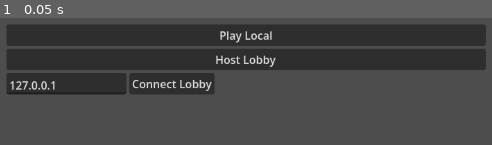
Above: before the commit, frame 1.
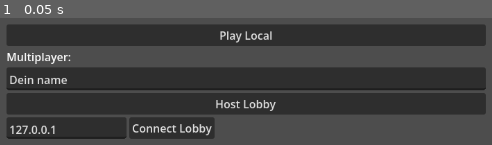
Above: after the commit, the same moment.

Repository: Mineorbit/Quarto
Game: Godot game, scene res://main_menu.tscn
Same seed, same stepped clock (60 frames per second), same inputs: the game is played once before the commit and once after it.
Inputs:
- Up to frame 1 (0.05 s): no input

The runs differ from the first frame. In frame 1, 47% of the frame differs, in the area x 1-99%, y 24-96%.

Commit message:
simple lobby system added

Diff:
--- a/LobbyUI.gd
+++ b/LobbyUI.gd
@@ -1,11 +1,24 @@
 extends Node
 
-
+@onready var player_info_scene = load("res://player_info.tscn")
+@onready var player_list = $Players
 # Called when the node enters the scene tree for the first time.
 func _ready() -> void:
-	pass # Replace with function body.
+	NetworkLobby.player_connected.connect(add_player_to_list)
+	add_player_to_list(1,NetworkLobby.player_info)
 
 
-# Called every frame. 'delta' is the elapsed time since the previous frame.
-func _process(delta: float) -> void:
-	pass
+func add_player_to_list(peer_id,player_info):
+	# ONLY the server executes the spawning logic
+	if multiplayer.is_server():
+		var new_player_ui = player_info_scene.instantiate()
+
+		# CRITICAL: Name the node using the peer ID.
+		# Godot's multiplayer relies on node paths being identical across all clients.
+		print(player_info)
+		new_player_ui.name = str(peer_id)
+		new_player_ui.player_name = player_info["name"]
+
+		# Adding it to the spawn path triggers the MultiplayerSpawner
+		# This will automatically appear on all client screens.
+		player_list.add_child(new_player_ui)
--- a/MainMenuUI.gd
+++ b/MainMenuUI.gd
@@ -1,7 +1,7 @@
 extends Control
 
 @onready var ip_address_field = $Buttons/OnlineContainer/IP
-
+@onready var username_field = $Buttons/Username
 
 # Called when the node enters the scene tree for the first time.
 func _ready() -> void:
@@ -13,18 +13,17 @@
 	)
 
 
-# Called every frame. 'delta' is the elapsed time since the previous frame.
-func _process(delta: float) -> void:
-	pass
-
 func enter_lobby():
 	print("Entering Lobby")
 	get_tree().change_scene_to_file("res://lobby.tscn")
 
 func on_host_lobby_pressed() -> void:
+	NetworkLobby.player_info["name"] = username_field.text
 	var error = NetworkLobby.create_game()
 	if error == null:
 		enter_lobby()
 
 func on_play_online_pressed() -> void:
+	NetworkLobby.player_info["name"] = username_field.text
+	print("Connecting as "+str(NetworkLobby.player_info["name"]))
 	NetworkLobby.join_game(ip_address_field.text)
--- a/NetworkLobby.gd
+++ b/NetworkLobby.gd
@@ -19,7 +19,7 @@
 # before the connection is made. It will be passed to every other peer.
 # For example, the value of "name" can be set to something the player
 # entered in a UI scene.
-var player_info = {"name": "Name"}
+var player_info = {"name": "Opfermann"}
 
 var own_id = -1
 
--- /dev/null
+++ b/PlayerInfo.gd
@@ -0,0 +1,7 @@
+extends Panel
+
+# These variables should be added to the MultiplayerSynchronizer's replication list
+@export var player_name: String = "Connecting...":
+	set(value):
+		player_name = value
+		$PlayerName.text = value
--- a/lobby.tscn
+++ b/lobby.tscn
@@ -16,3 +16,7 @@
 anchors_preset = -1
 anchor_right = 1.0
 anchor_bottom = 0.5
+
+[node name="MultiplayerSpawner" type="MultiplayerSpawner" parent="." unique_id=1632398218]
+_spawnable_scenes = PackedStringArray("uid://cya7cvevgppw7")
+spawn_path = NodePath("../Players")
--- a/main_menu.tscn
+++ b/main_menu.tscn
@@ -24,6 +24,16 @@
 layout_mode = 2
 text = "Play Local"
 
+[node name="TextLabel" type="Label" parent="Buttons" unique_id=967544095]
+layout_mode = 2
+text = "Multiplayer:"
+
+[node name="Username" type="TextEdit" parent="Buttons" unique_id=69459171]
+custom_minimum_size = Vector2(172.15, 32.825)
+layout_mode = 2
+text = "Dein name"
+placeholder_text = "Dein name"
+
 [node name="Play Host" type="Button" parent="Buttons" unique_id=1286925957]
 layout_mode = 2
 text = "Host Lobby"
--- a/player_info.tscn
+++ b/player_info.tscn
@@ -1,9 +1,21 @@
 [gd_scene format=3 uid="uid://cya7cvevgppw7"]
 
+[ext_resource type="Script" uid="uid://bc8eoir636rsl" path="res://PlayerInfo.gd" id="1_4ky21"]
+
+[sub_resource type="SceneReplicationConfig" id="SceneReplicationConfig_g2fhh"]
+properties/0/path = NodePath(".:player_name")
+properties/0/spawn = true
+properties/0/replication_mode = 1
+
 [node name="PlayerInfo" type="Panel" unique_id=983863671]
+custom_minimum_size = Vector2(200, 600)
 anchors_preset = -1
 anchor_right = 0.26500002
 anchor_bottom = 0.568
+script = ExtResource("1_4ky21")
+
+[node name="MultiplayerSynchronizer" type="MultiplayerSynchronizer" parent="." unique_id=1555427874]
+replication_config = SubResource("SceneReplicationConfig_g2fhh")
 
 [node name="PlayerName" type="Label" parent="." unique_id=174193124]
 layout_mode = 1
@@ -11,7 +23,6 @@
 anchor_top = 0.84000003
 anchor_right = 1.0
 anchor_bottom = 1.0
-text = "PlayerName
-"
+text = "Connecting..."
 horizontal_alignment = 1
 vertical_alignment = 1
Not shown, added: PlayerInfo.gd.uid
